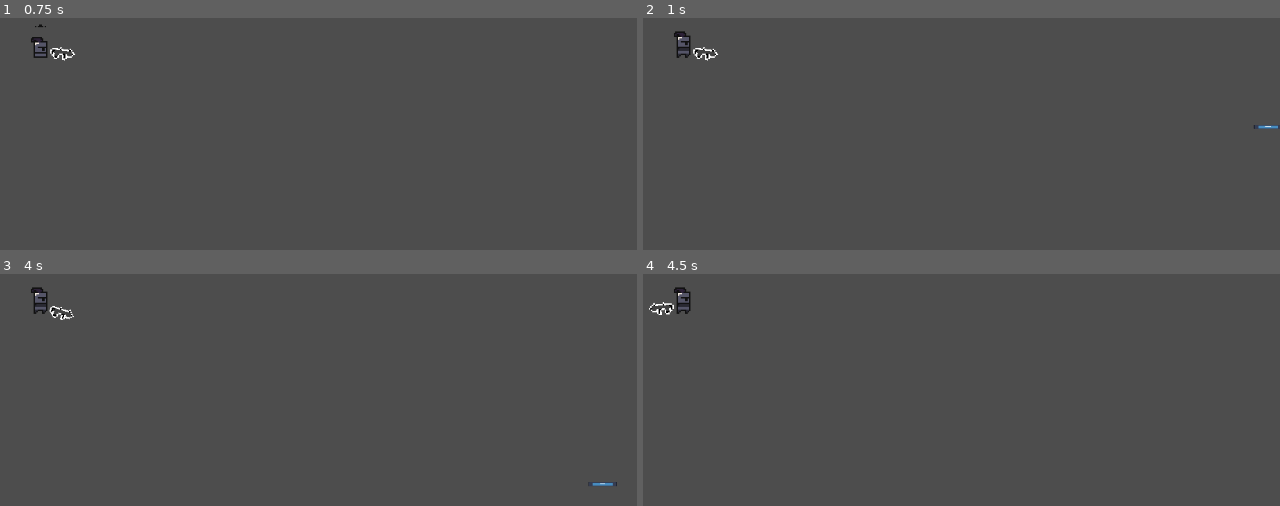
Above: before the commit, frames 1-4 (two rows, left to right).
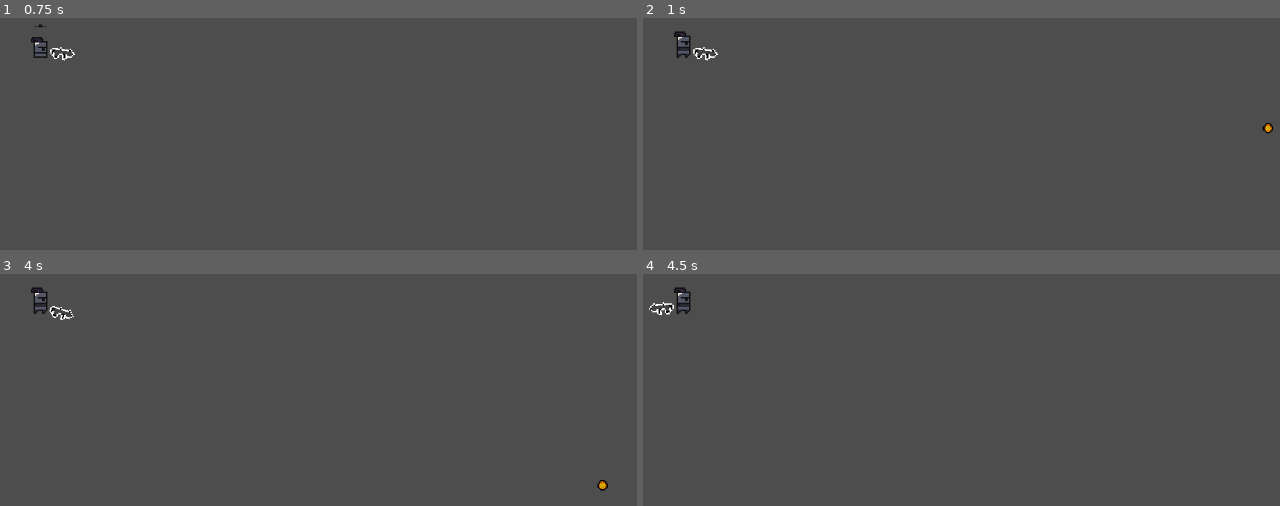
Above: after the commit, the same moments.

Repository: pablohenriq01/Showdown-1v1
Game: Godot game, scene res://Scenes/main.tscn
Two runs of this game, one before a commit and one after it. Both use one fixed random seed, a clock stepped at 60 frames per second and the inputs below. The engine's default icon, where the game draws it, is replaced by a stand-in: a white triangle on a blue panel in a dark square.
Inputs (mouse positions are in pixels of both pictures, inside the frame that each line leads up to):
- Up to frame 1 (0.75 s): tap Enter (ui_accept) at 0.5 s; move the mouse to (414, 99) at 0.52 s
- Up to frame 2 (1 s): tap Enter (ui_accept) at 0.77 s
- Up to frame 3 (4 s): tap Enter (ui_accept) at 1.25, 1.52, 2, 2.75, 3.02, 3.5, 3.77 s; move the mouse to (76, 399) at 1.27 s; move the mouse to (318, 278) at 2.02 s; move the mouse to (197, 466) at 2.77 s; move the mouse to (477, 445) at 3.52 s
- Up to frame 4 (4.5 s): tap Enter (ui_accept) at 4.25 s; move the mouse to (outside the picture) at 4.27 s

Frame 1 is identical in both runs. In frame 2, less than 0.1% of the frame differs, in the area x 95-100%, y 45-50%; in frame 3, less than 0.1%, in the area x 92-97%, y 88-94%; in frame 4, nothing differs.

Commit message:
Adicionando a textura da bullet

Diff:
--- a/Prefabs/Bullets/bullet_test.tscn
+++ b/Prefabs/Bullets/bullet_test.tscn
@@ -1,17 +1,15 @@
-[gd_scene load_steps=4 format=3 uid="uid://brwlm2ldcsy37"]
+[gd_scene load_steps=3 format=3 uid="uid://brwlm2ldcsy37"]
 
 [ext_resource type="Script" path="res://Scripts/bullet_test.gd" id="1_4q8tr"]
-[ext_resource type="Texture2D" uid="uid://djd4m37idkmv4" path="res://icon.svg" id="1_saldm"]
-
-[sub_resource type="RectangleShape2D" id="RectangleShape2D_s2q4r"]
-size = Vector2(128, 128)
+[ext_resource type="Texture2D" uid="uid://bwfdx4s1v481h" path="res://Sprites/Bullets/bullet1.png" id="2_nvisj"]
 
 [node name="CharacterBody2D" type="CharacterBody2D"]
 script = ExtResource("1_4q8tr")
+metadata/_edit_group_ = true
 
 [node name="Sprite2D" type="Sprite2D" parent="."]
-scale = Vector2(0.16, 0.025)
-texture = ExtResource("1_saldm")
+scale = Vector2(0.05, 0.05)
+texture = ExtResource("2_nvisj")
 
-[node name="CollisionShape2D" type="CollisionShape2D" parent="Sprite2D"]
-shape = SubResource("RectangleShape2D_s2q4r")
+[node name="CollisionPolygon2D" type="CollisionPolygon2D" parent="Sprite2D"]
+polygon = PackedVector2Array(-31, -56, 31, -56, 31, -36, 53, -35, 53, -14, 73, -14, 74, 49, 53, 49, 52, 70, 32, 70, 31, 92, -33, 92, -33, 70, -54, 70, -54, 48, -75, 48, -75, -14, -53, -14, -53, -35, -32, -35)
--- a/Scenes/main.tscn
+++ b/Scenes/main.tscn
@@ -17,6 +17,8 @@
 gun_offset_y = 0.0
 bullet_scene = ExtResource("4_t3h20")
 firerate = 5.0
+max_ammo = 30
+reload_time = 2.0
 
 [node name="Camera2D" type="Camera2D" parent="."]
 anchor_mode = 0
Binary file added: Sprites/Bullets/bullet1.png
Not shown, added: Sprites/Bullets/bullet1.png.import
